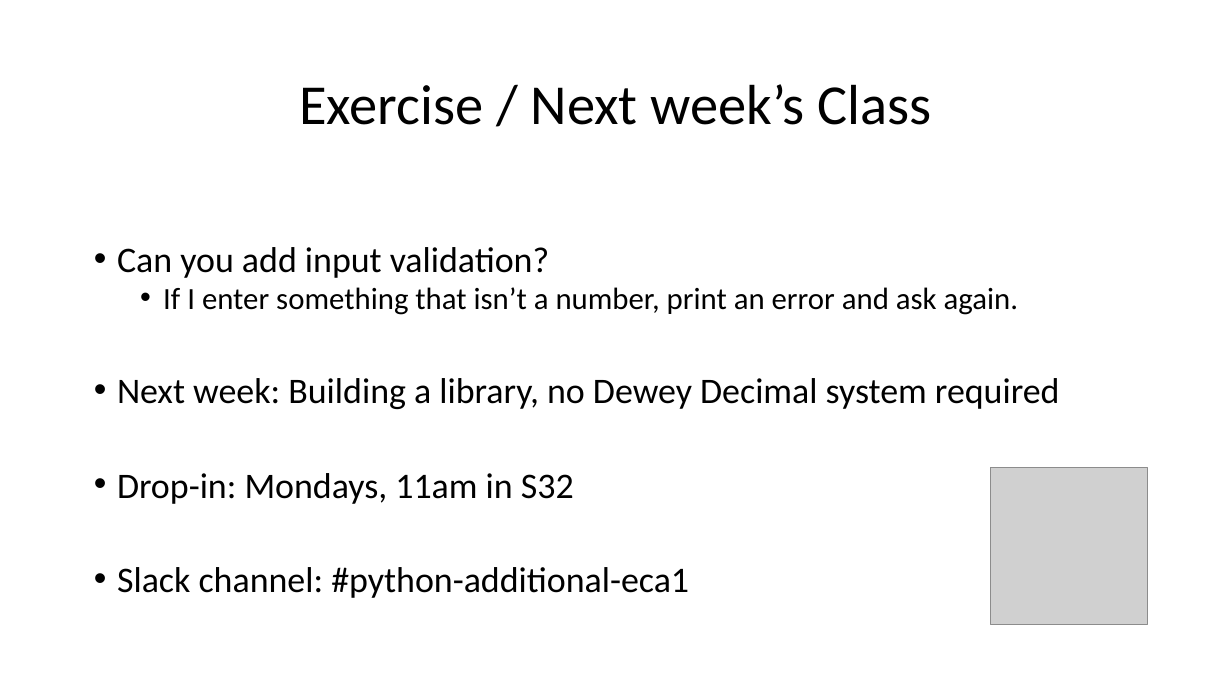
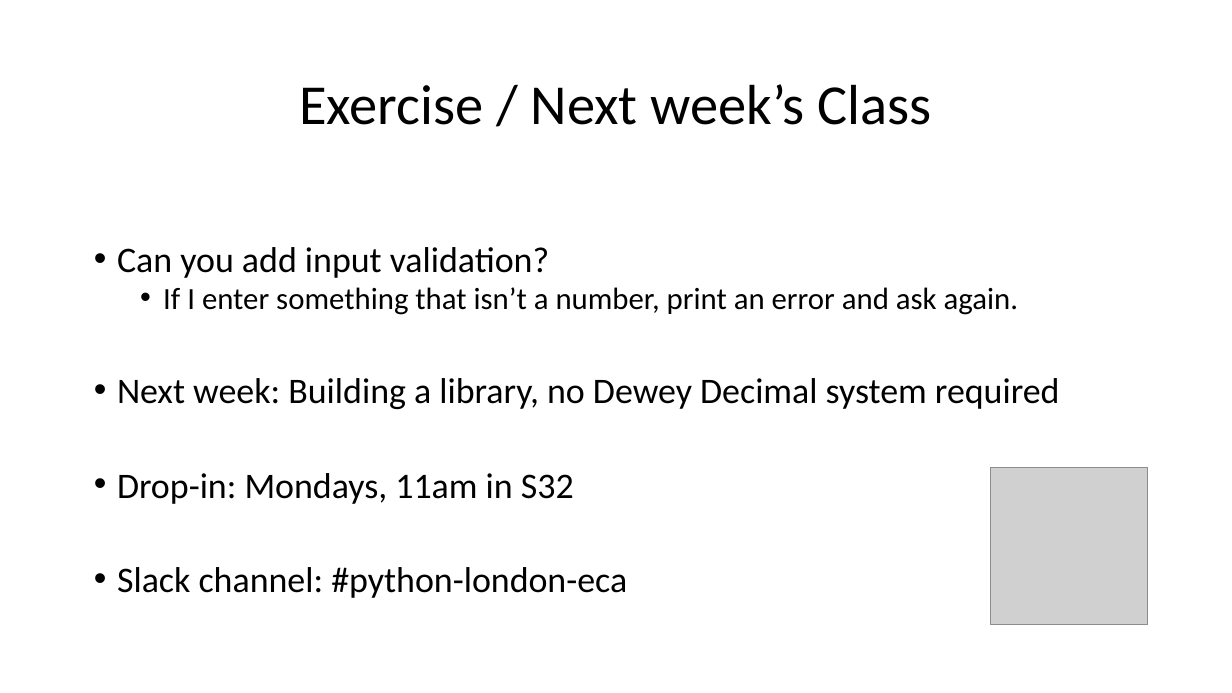
Before and after one commit to wilkotom/python_examples, a slide deck: slide 10 of Python Level 2/Lesson 1/Session 1.pptx. Drawn at 1232x693 pixels with LibreOffice and Linux fonts; fonts in the diff are those of the drawing; grey boxes stand for pictures. Boxes give left, top, right and bottom in pixels: in the first picture for what was removed or moved away, otherwise in the second. Text is boxed around its words. In the diff, an @@ line names an element or a change of style, - is before the commit and + after.

Commit message:
Change slack channel

```diff
--- a/Python Level 2/Lesson 1/Session 1.pptx
+++ b/Python Level 2/Lesson 1/Session 1.pptx
@@ text at <box>117,567,627,598</box>: text changed @@
-• Slack channel: #python-additional-eca1
+• Slack channel: #python-london-eca
```
